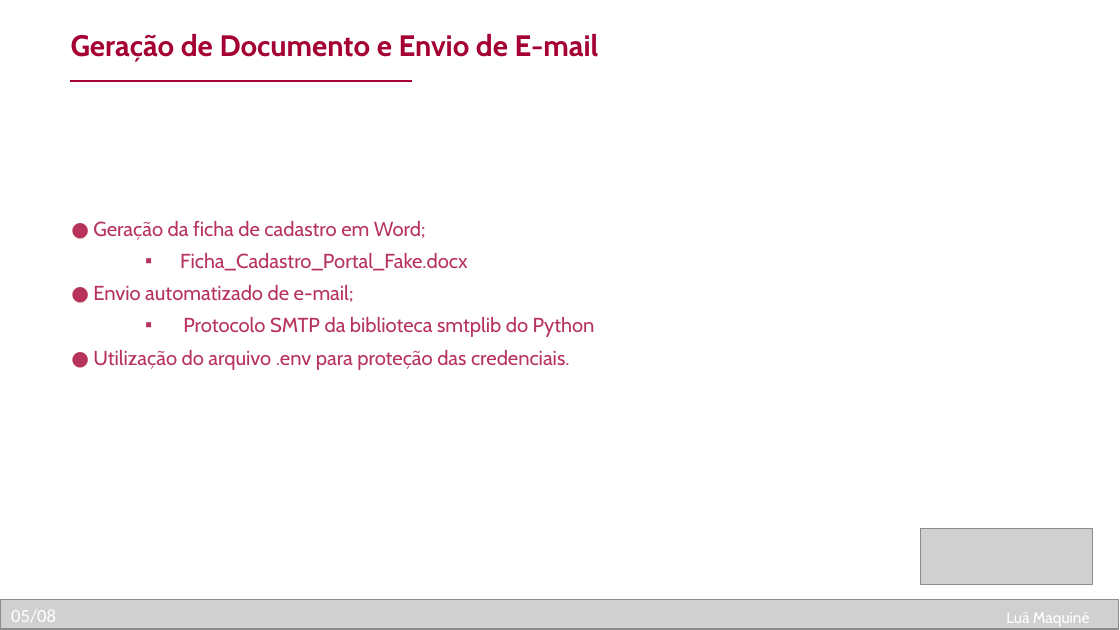
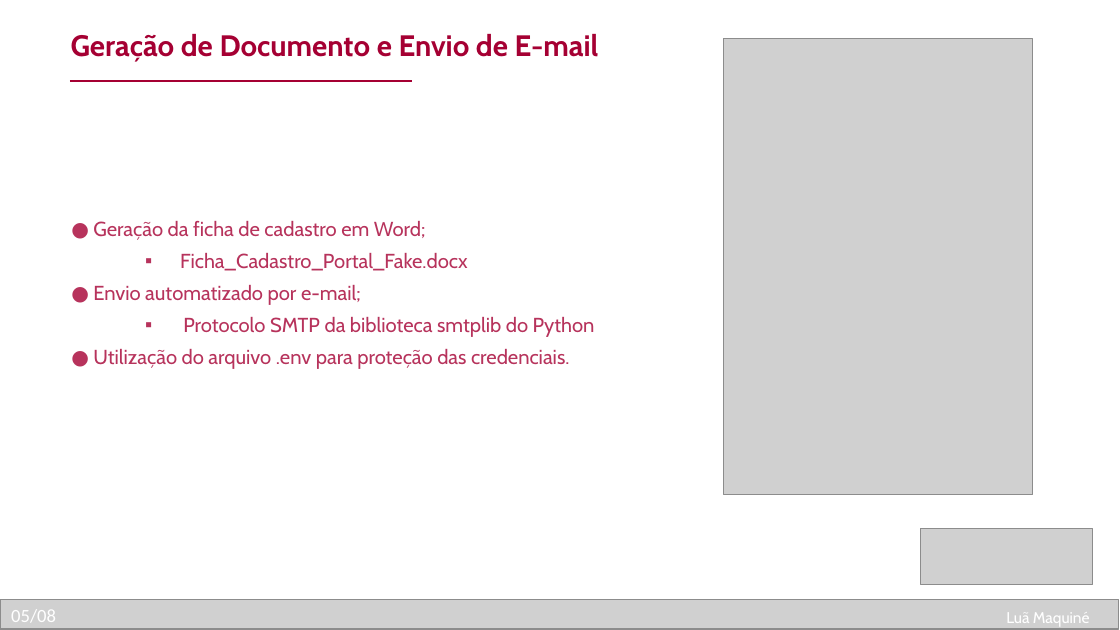
Before and after one commit to luanmaquin2/HyperAutomationPortalFake, a slide deck: slide 5 of Relatório Final/PortalFake.pptx. Drawn at 1120x630 pixels with LibreOffice and Linux fonts; fonts in the diff are those of the drawing; grey boxes stand for pictures; background and template pictures are left out. Boxes give left, top, right and bottom in pixels: in the first picture for what was removed or moved away, otherwise in the second. Text is boxed around its words. In the diff, an @@ line names an element or a change of style, - is before the commit and + after.

Commit message:
atualizacao apresentacao

```diff
--- a/Relatório Final/PortalFake.pptx
+++ b/Relatório Final/PortalFake.pptx
@@ picture added at [724,39,1033,495] @@
@@ text at [93,285,361,305]: text changed @@
-● Envio automatizado de e-mail;
+● Envio automatizado por e-mail;
```
